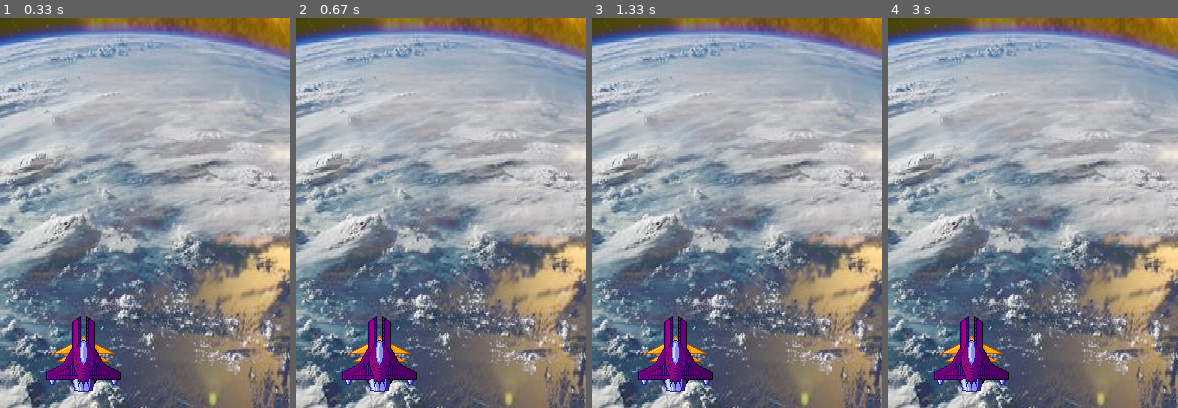
Above: before the commit, frames 1-4 (left to right).
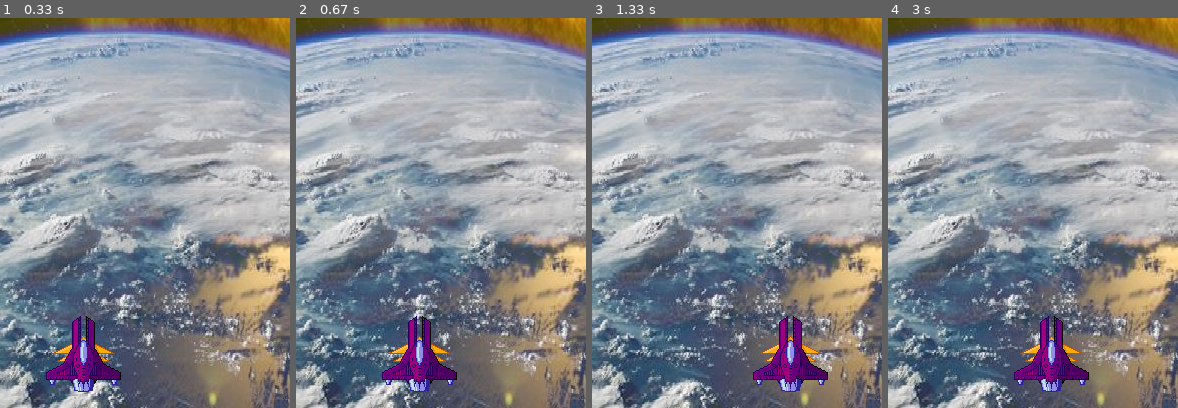
Above: after the commit, the same moments.

Repository: JanKurdila/pygame_avoid_meteors
Game: pygame game, started from main.py
Two runs of this game, one before a commit and one after it. Both use one fixed random seed, a clock stepped at 60 frames per second and the inputs below.
Inputs:
- Up to frame 1 (0.33 s): no input
- Up to frame 2 (0.67 s): hold Right from 0.33 s (still down)
- Up to frame 3 (1.33 s): release Right at 0.8 s; hold Right 0.83-1.3 s
- Up to frame 4 (3 s): hold Left 1.33-1.87 s; hold Left 1.9-2.3 s; hold Right 2.33-2.97 s
The pictures show only the part of the screen within x 36-86%, y 50-100%; the shares and areas given below are measured in that part.

Frame 1 is identical in both runs. In frame 2, 4.2% of the frame differs, in the area x 15-56%, y 76-96%; in frame 3, 4.8%, in the area x 15-82%, y 76-96%; in frame 4, 4.8%.

Commit message:
4) Pohyb rakety vľavo alebo vpravo

Diff:
--- a/Config/config.py
+++ b/Config/config.py
@@ -2,9 +2,10 @@
 
 ROZLISENIE = (580, 780)
 
-pozadie = pygame.image.load("IMAGES/pozadie.jpg")
-raketa = pygame.image.load("IMAGES/raketa.png")
+POZADIE = pygame.image.load("IMAGES/pozadie.jpg")
+RAKETA = pygame.image.load("IMAGES/raketa.png")
 
-suradnice_rakety = (250, 685)
+SURADNICE_RAKETY = (250, 685)
 
 FPS = 25
+STEP = 5
--- a/main.py
+++ b/main.py
@@ -1,14 +1,26 @@
 import pygame
 import sys
 from Config import config
+
+def move_rocket(x_coordinate):
+    "Funkcia na zistenie pohybu rakety"
+
+    keys = pygame.key.get_pressed()
+    if keys[pygame.K_LEFT]:
+        x_coordinate -= config.STEP # Pohyb rakety vľavo
+    if keys[pygame.K_RIGHT]:
+        x_coordinate += config.STEP  # Pohyb rakety vpravo
+    return x_coordinate
 
 if __name__ == "__main__":
     pygame.init()
     clock = pygame.time.Clock() # Objekt
 
     window = pygame.display.set_mode(config.ROZLISENIE)
-    pozadie = config.pozadie
-    raketa = config.raketa
+    pozadie = config.POZADIE
+    raketa = config.RAKETA
+
+    x = config.SURADNICE_RAKETY[0] # Inicializácia x-súradnice rakety
 
     while True:
         # Ak vypnem okno, musím vypnuť pygame
@@ -17,8 +29,11 @@
                 pygame.quit() # Vypnutie pygamu
                 sys.exit() # Vypnutie celého programu
 
+        x = move_rocket(x)
+
         window.blit(pozadie, (0, 0))
-        window.blit(raketa, config.suradnice_rakety)
+        # window.blit(raketa, config.SURADNICE_RAKETY) Tu musíme upraviť lebo nastáva phyb
+        window.blit(raketa, (x, config.SURADNICE_RAKETY[1]))
 
         pygame.display.update()
 
